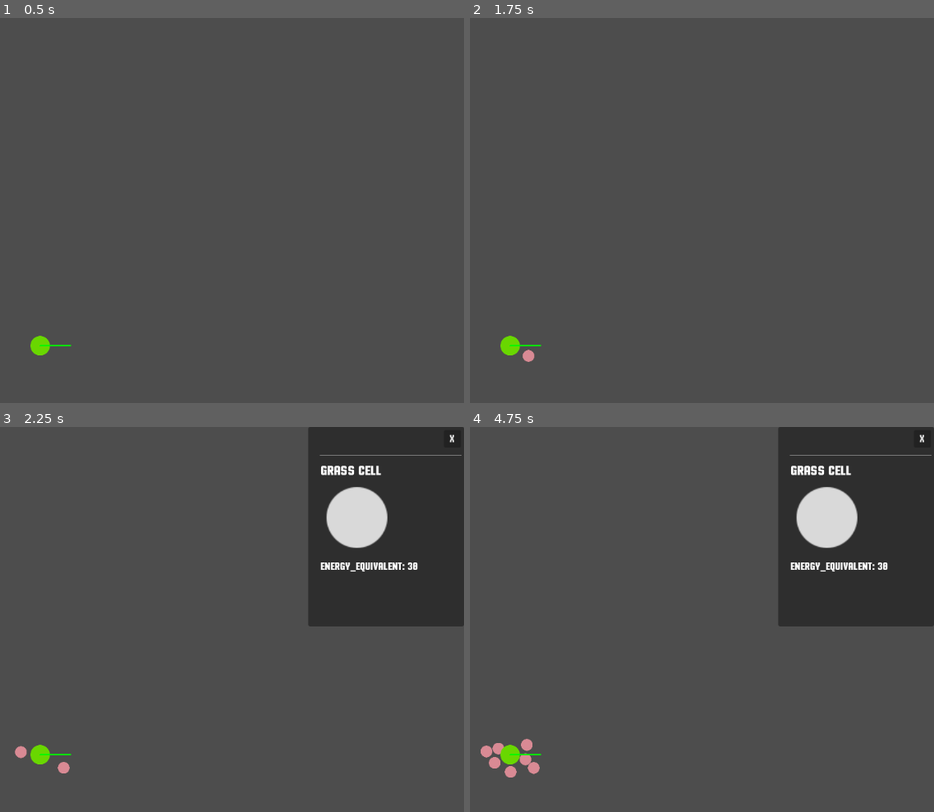
Above: before the commit, frames 1-4 (two rows, left to right).
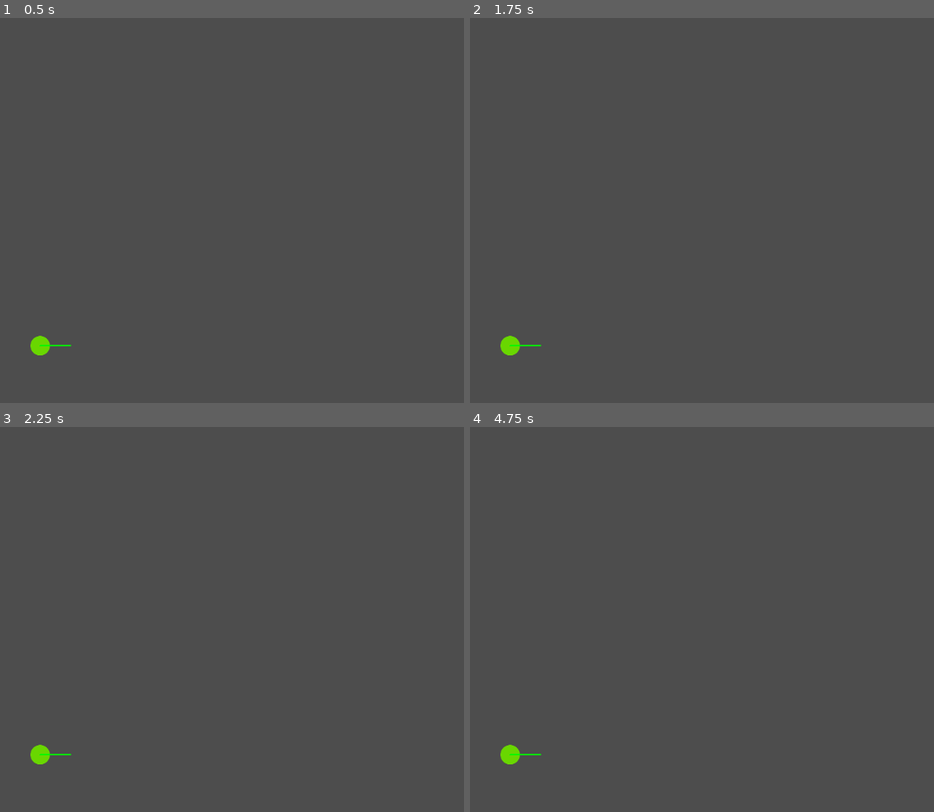
Above: after the commit, the same moments.

Repository: blekki/Bacteriostat
Game: Godot game, scene res://src/bacteriostat/bacteriostat.tscn
The game is run twice, just before and just after one commit, with the same random seed, the same clock (stepped at 60 frames per second) and the same inputs.
Inputs (mouse positions are in pixels of both pictures, inside the frame that each line leads up to):
- Up to frame 1 (0.5 s): no input
- Up to frame 2 (1.75 s): tap Enter at 0.5 s; move the mouse to (511, 345) at 0.52 s; click (511, 345) at 0.67 s; click "X" at 1.25 s
- Up to frame 3 (2.25 s): tap Space at 2 s; move the mouse to (64, 765) at 2.02 s; click (64, 765) at 2.17 s
- Up to frame 4 (4.75 s): tap Enter at 2.75, 4.25 s; move the mouse to (488, 750) at 2.77 s; click (488, 750) at 2.92 s; tap Space at 3.5 s; move the mouse to (497, 750) at 3.52 s; click (497, 750) at 3.67 s; move the mouse to (511, 773) at 4.27 s; click (511, 773) at 4.42 s

Frame 1 is identical in both runs. In frame 2, less than 0.1% of the frame differs, in the area x 11-14%, y 86-90%; in frame 3, 17%; in frame 4, 18%, in the area x 2-100%, y 0-92%.
Error before the commit: Invalid access to property or key 'name' on a base object of type 'RefCounted (PhotosynthesisState)'. (res://src/hud/hud.gd:35)
Error after the commit: Invalid access to property or key 'name' on a base object of type 'GDScript'. (res://src/hud/hud.gd:35)

Commit message:
Remove the "EnergyRecycle" state

Diff:
--- a/src/behavior/green_special/energy_recycle_state.gd
+++ /dev/null
@@ -1,9 +0,0 @@
-class_name EnergyRecycleState
-extends RefCounted
-
-func update(bacterium: Bacterium):
-	if Singlton.time_season == Enums.TimeSeasons.DAY:
-		bacterium.behavior_state = StateMachine.photosynthesis
-
-func do_task(bacterium: Bacterium):
-	bacterium.recycle_energy()
--- a/src/behavior/state_machine.gd
+++ b/src/behavior/state_machine.gd
@@ -2,8 +2,7 @@
 extends RefCounted
 
 static var photosynthesis = PhotosynthesisState.new()
-static var energy_recycle = EnergyRecycleState.new()
 static var shadding = ShaddingState.new()
 
 static func get_start_green_bacterium_state() -> RefCounted:	# todo: set normal returning type
-	return energy_recycle
+	return PhotosynthesisState
Not shown, removed: src/behavior/green_special/energy_recycle_state.gd.uid
